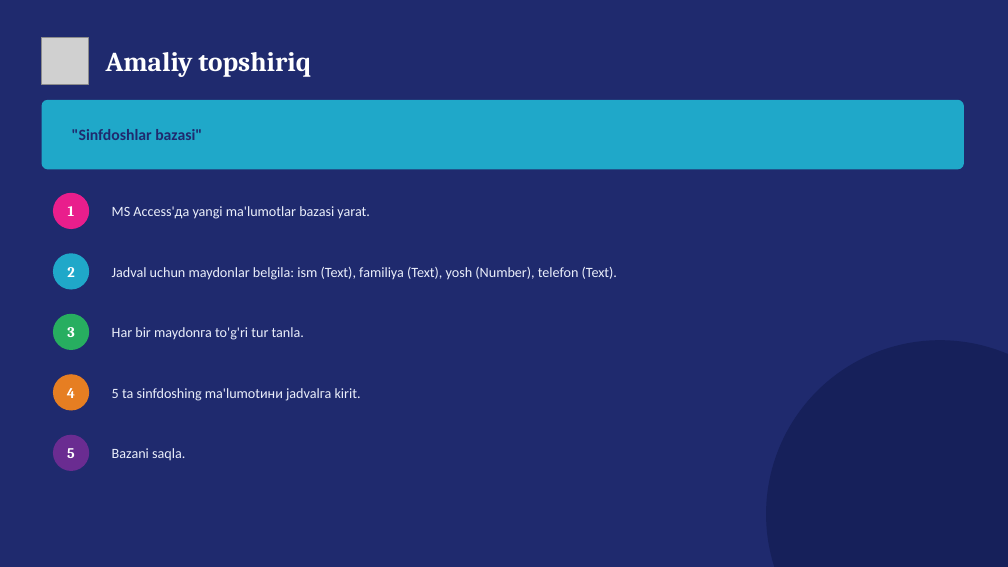
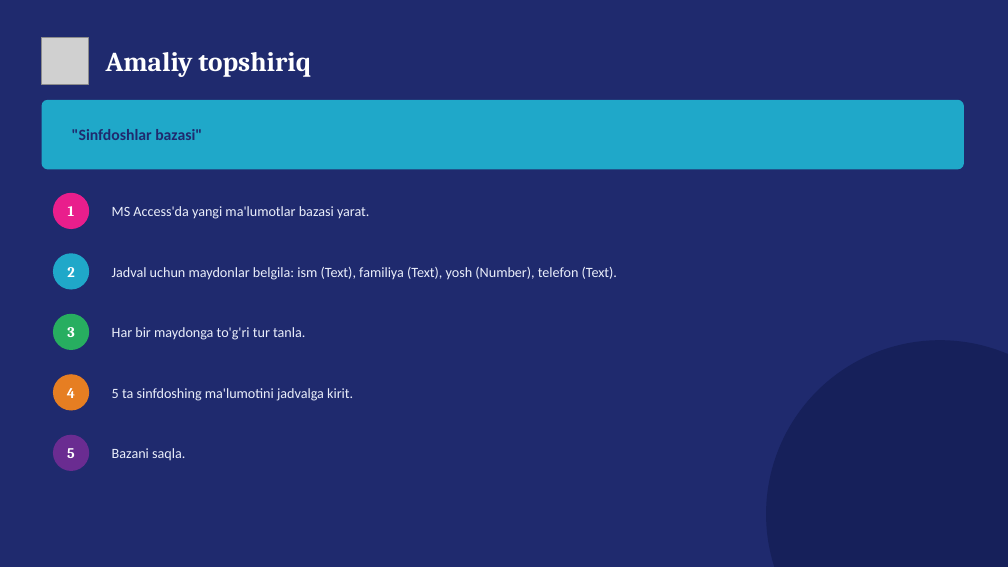
Before and after one commit to Xusanbek0039/kompyuter_savodxonligi_it_shaharcha, a slide deck: slide 5 of 26-dars - Ma'lumotlar bazasini boshqarish tizimlari (MBBT)/26-dars - Slayd.pptx. Drawn at 1008x567 pixels with LibreOffice and Linux fonts; fonts in the diff are those of the drawing; grey boxes stand for pictures. Boxes give left, top, right and bottom in pixels: in the first picture for what was removed or moved away, otherwise in the second. Text is boxed around its words. In the diff, an @@ line names an element or a change of style, - is before the commit and + after.

```diff
--- a/26-dars - Ma'lumotlar bazasini boshqarish tizimlari (MBBT)/26-dars - Slayd.pptx
+++ b/26-dars - Ma'lumotlar bazasini boshqarish tizimlari (MBBT)/26-dars - Slayd.pptx
@@ text at [112,206,369,219]: text changed @@
-MS Access'да yangi ma'lumotlar bazasi yarat.
+MS Access'da yangi ma'lumotlar bazasi yarat.
@@ text at [112,327,305,340]: text changed @@
-Har bir maydonга to'g'ri tur tanla.
+Har bir maydonga to'g'ri tur tanla.
@@ text at [112,388,353,401]: text changed @@
-5 ta sinfdoshing ma'lumotини jadvalга kirit.
+5 ta sinfdoshing ma'lumotini jadvalga kirit.
```
Also in this commit, not shown: 1 other slide changed, 34 other files.
